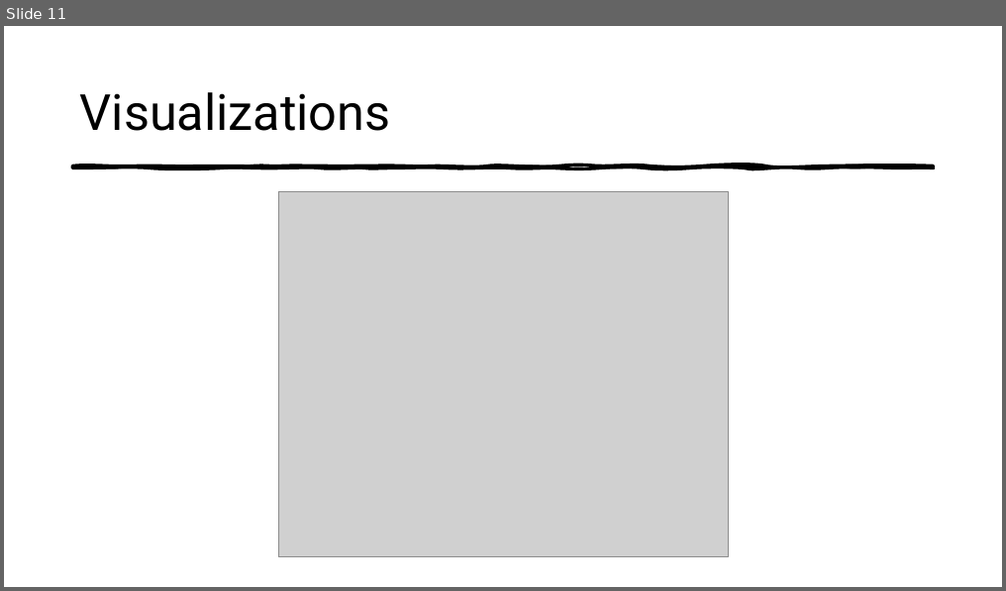
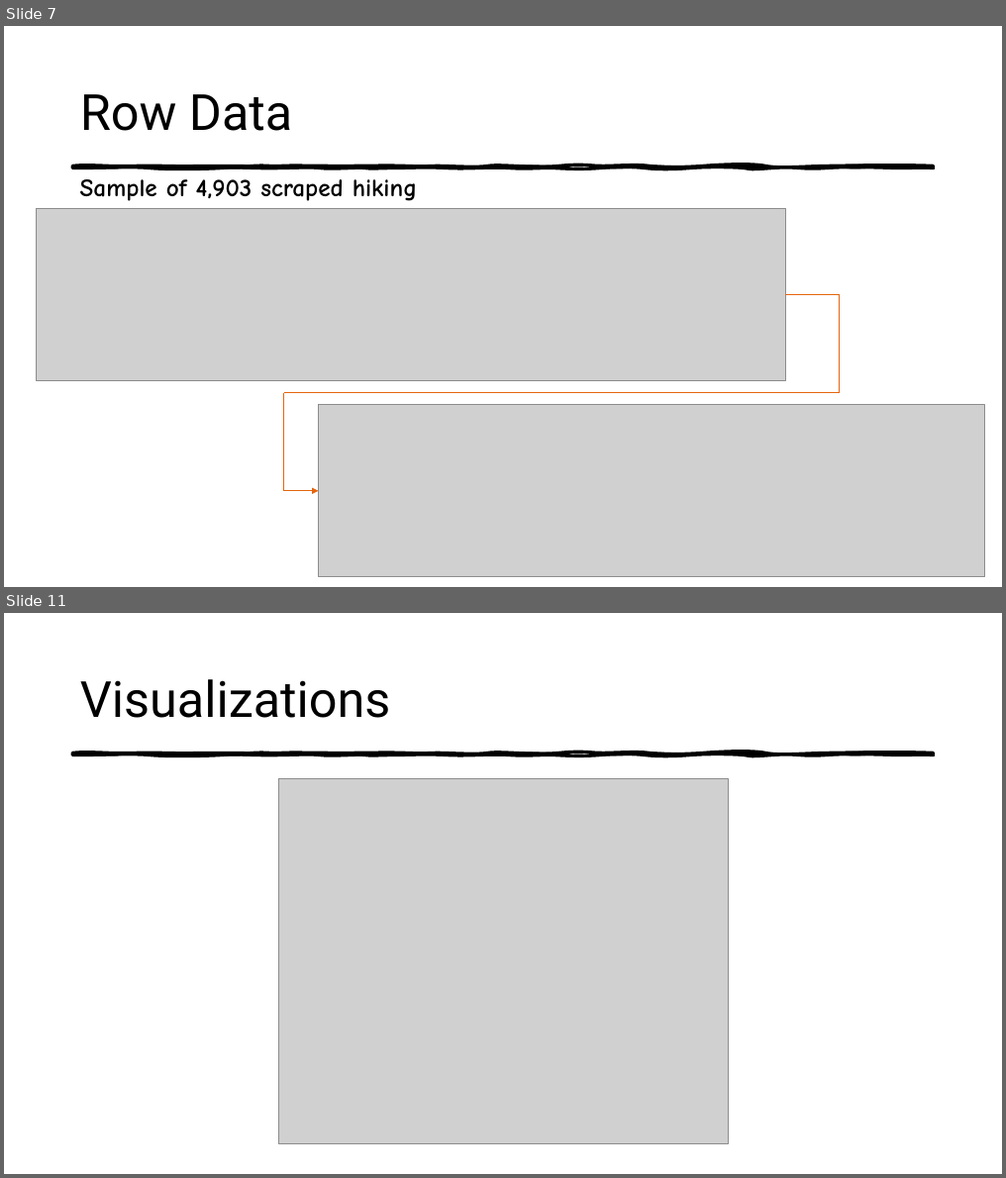
Before and after one commit to BiochemHead/COMP_4447_Final_Project, a slide deck: HikingPresentation.pptx. Shown one above the other, each under a label of ours: slide 11 before the commit, slides 7 and 11 after it; the slides between them are not shown. The pictures are 1006x591 and 1006x1178 pixels, drawn with LibreOffice and Linux fonts; fonts in the diff are those of the drawing; grey boxes stand for pictures. Boxes give left, top, right and bottom in pixels: in the first picture for what was removed or moved away, otherwise in the second. Text is boxed around its words. In the diff, an @@ line names an element or a change of style, - is before the commit and + after.

```diff
--- a/HikingPresentation.pptx
+++ b/HikingPresentation.pptx
@@ slide 7 added at (x1=4, y1=26, x2=1002, y2=587), background #FFFFFF; not listed: 1 template element that a slide beside it also shows @@
@@ title added at (x1=80, y1=94, x2=292, y2=131), 48 pt, text #000000 @@
+Row Data
@@ text added at (x1=80, y1=179, x2=417, y2=209), 24 pt, text #000000, bold @@
+Sample of 4,903 scraped hiking trails in Colorado.
@@ picture added at (x1=37, y1=209, x2=785, y2=381) @@
@@ elbow line added from (785, 294) to (839, 393), #E4650E 0.75 pt @@
@@ line added from (840, 393) to (284, 393), #E4650E 0.75 pt @@
@@ elbow arrow added from (284, 393) to (319, 491), #E4650E 0.75 pt @@
@@ picture added at (x1=319, y1=405, x2=985, y2=577) @@
```
Also in this commit, not shown: 3 slides changed, 3 other slides added, 5 slides removed.
